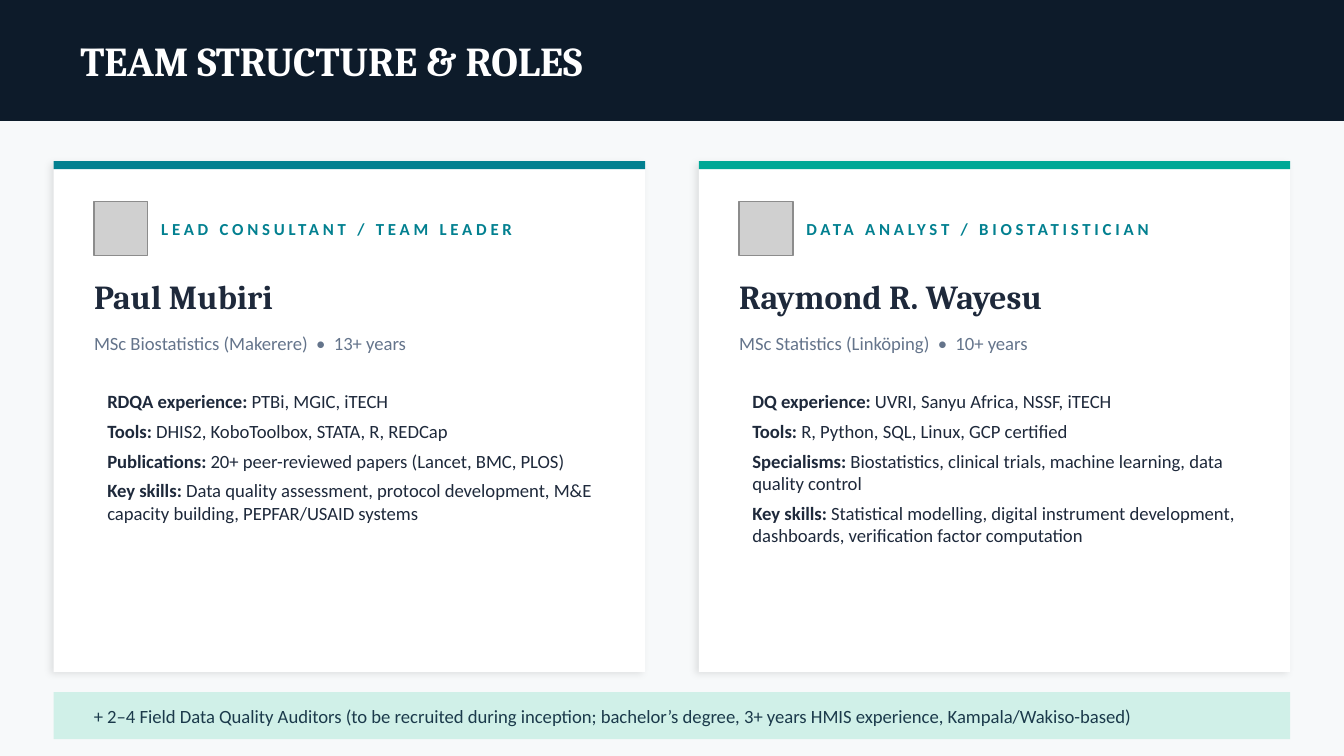
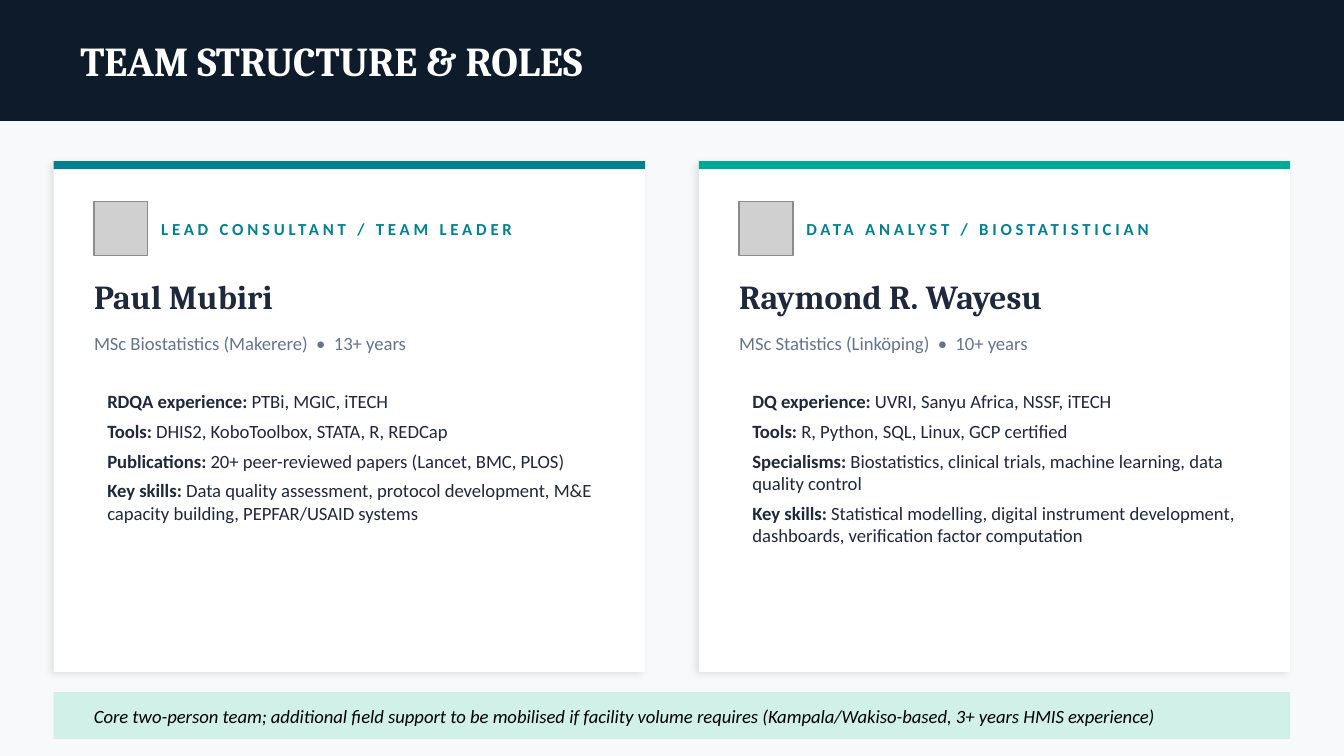
Before and after one commit to rryesuafuga/rdqa, a slide deck: slide 4 of docs/Tiko_RDQA_Inception_Report_2026.pptx. Drawn at 1344x756 pixels with LibreOffice and Linux fonts; fonts in the diff are those of the drawing; grey boxes stand for pictures. Boxes give left, top, right and bottom in pixels: in the first picture for what was removed or moved away, otherwise in the second. Text is boxed around its words. In the diff, an @@ line names an element or a change of style, - is before the commit and + after.

```diff
--- a/docs/Tiko_RDQA_Inception_Report_2026.pptx
+++ b/docs/Tiko_RDQA_Inception_Report_2026.pptx
@@ text at (94, 709, 1154, 726): text changed; text colour #1B3A4B to #000000; italic on @@
-+ 2–4 Field Data Quality Auditors (to be recruited during inception; bachelor’s degree, 3+ years HMIS experience, Kampala/Wakiso-based)
+Core two-person team; additional field support to be mobilised if facility volume requires (Kampala/Wakiso-based, 3+ years HMIS experience)
```
Also in this commit, not shown: 5 other files.
